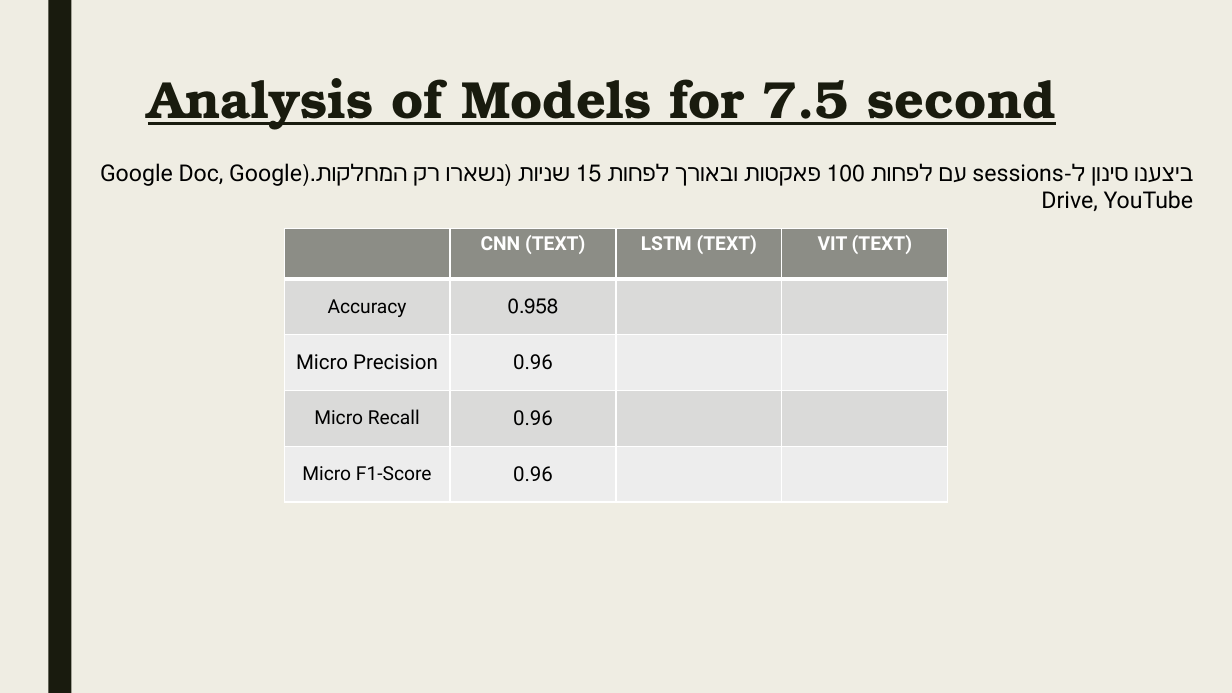
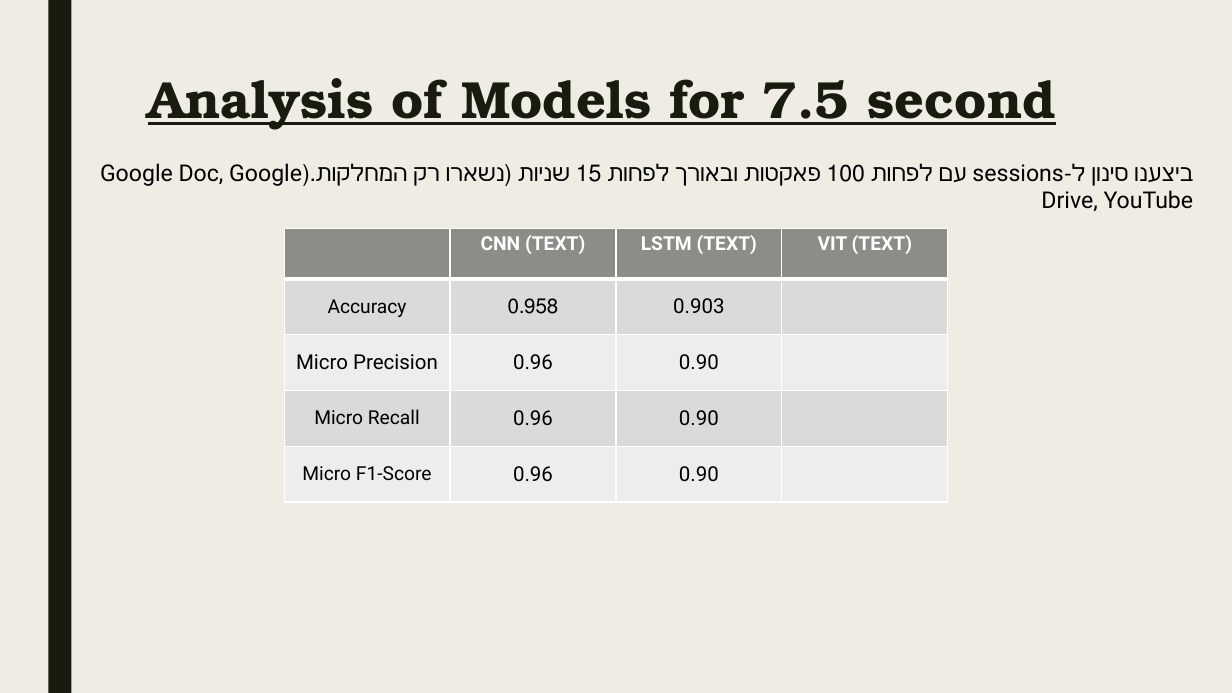
Before and after one commit to ShalevBenDavid/Traffic-Classification-Research, a slide deck: slide 13 of Research/Research_Progress.pptx. Drawn at 1232x693 pixels with LibreOffice and Linux fonts; fonts in the diff are those of the drawing. Boxes give left, top, right and bottom in pixels: in the first picture for what was removed or moved away, otherwise in the second. Text is boxed around its words. In the diff, an @@ line names an element or a change of style, - is before the commit and + after.

Commit message:
Uploaduing CR link + presentation

```diff
--- a/Research/Research_Progress.pptx
+++ b/Research/Research_Progress.pptx
@@ table at bbox=[284, 228, 949, 502] @@
-row 2, column 3: 
+row 2, column 3: 0.903
-row 3, column 3: 
+row 3, column 3: 0.90
-row 4, column 3: 
+row 4, column 3: 0.90
-row 5, column 3: 
+row 5, column 3: 0.90
```
Also in this commit, not shown: 1 other file.
